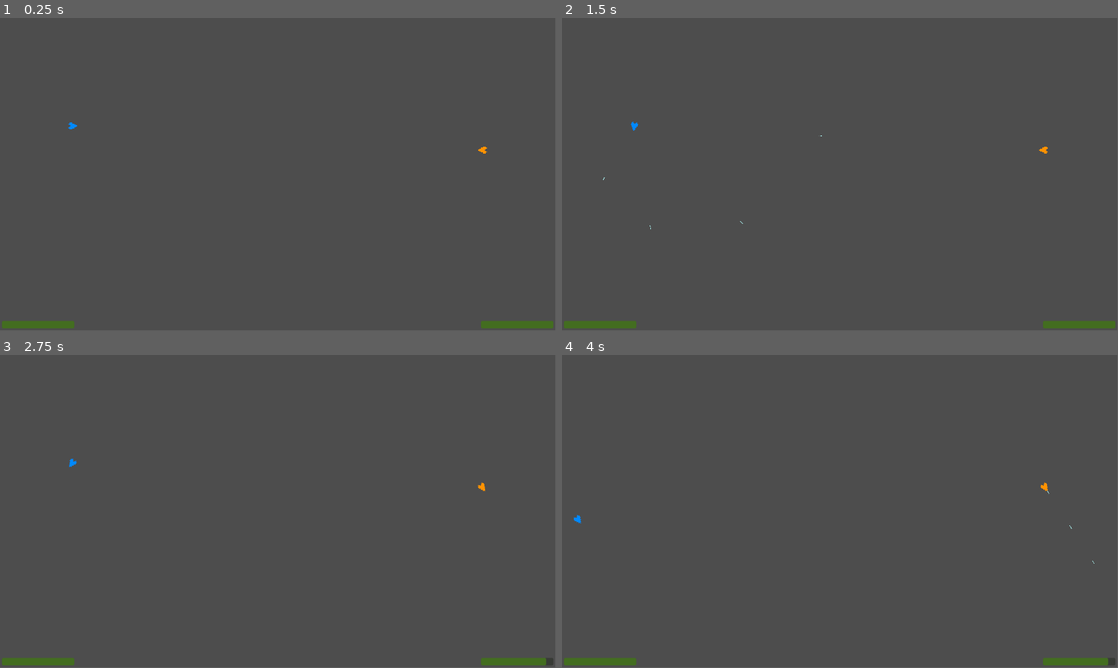
Above: before the commit, frames 1-4 (two rows, left to right).
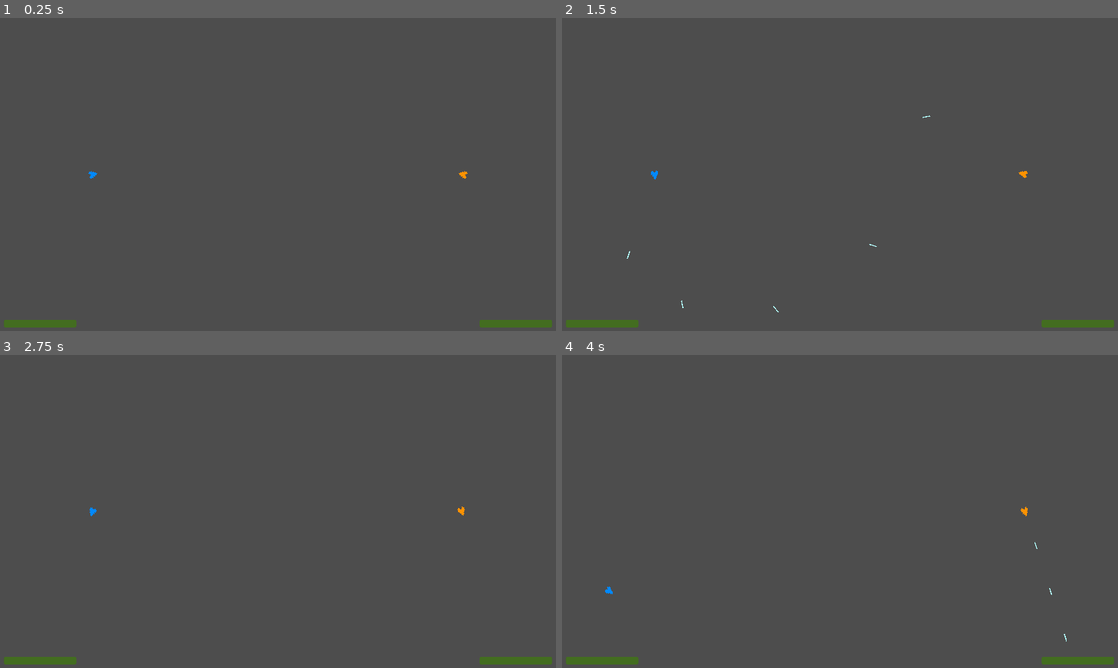
Above: after the commit, the same moments.

Repository: RickyWebster/1v1-starship-duel
Game: Godot game, scene res://Scenes/World.tscn
The game is run twice, just before and just after one commit, with the same random seed, the same clock (stepped at 60 frames per second) and the same inputs.
Inputs:
- Up to frame 1 (0.25 s): no input
- Up to frame 2 (1.5 s): tap Enter at 0.5 s; hold D (p1_right) 0.53-1.28 s; hold Shift (p1_shoot) 0.53-1.28 s; tap Space at 1.25 s; hold A (p1_left) from 1.28 s (still down); tap O (p2_accelorate) at 1.35 s
- Up to frame 3 (2.75 s): release A (p1_left) at 2.03 s; hold D (p1_right) from 2.03 s (still down); hold K (p2_left) from 2.03 s (still down)
- Up to frame 4 (4 s): release D (p1_right) at 2.78 s; release K (p2_left) at 2.78 s; hold W (p1_accelorate) 2.78-3.53 s; tap , (p2_right) at 2.85 s; tap Enter at 3.5 s; hold A (p1_left) from 3.53 s (still down); hold / (p2_shoot) from 3.53 s (still down)
In our replay, the window is 799x449 before the commit and 800x450 after it. These sizes can differ from the game's own. Grey fills any space a smaller window leaves; there, only what the larger window draws over its background counts as a difference.

The runs differ from the first frame. In frame 1, 0.2% of the frame differs, in the area x 0-100%, y 33-100%; in frame 2, 0.3%; in frame 3, 0.2%; in frame 4, 0.3%, in the area x 0-100%, y 40-100%.

Commit message:
Changed viewport
I have changed the viewport settings and rearanged the positions of ships and outer walls.

Diff:
--- a/1v1-starship-duel-game/Scenes/World.tscn
+++ b/1v1-starship-duel-game/Scenes/World.tscn
@@ -1,40 +1,47 @@
-[gd_scene load_steps=6 format=3 uid="uid://ctbe5eml0n14e"]
+[gd_scene load_steps=7 format=3 uid="uid://ctbe5eml0n14e"]
 
 [ext_resource type="Script" path="res://Scripts/World.gd" id="1_1fl25"]
 [ext_resource type="PackedScene" uid="uid://ckhv54xnded0i" path="res://Scenes/ship_1.tscn" id="1_a3d66"]
 [ext_resource type="PackedScene" uid="uid://y5yiufuevy2f" path="res://Scenes/ship_2.tscn" id="2_nlmyk"]
 [ext_resource type="PackedScene" uid="uid://pq17l0tiwia6" path="res://Scenes/gui_elements.tscn" id="4_dxsa2"]
-[ext_resource type="PackedScene" uid="uid://dt1yqf5jpif46" path="res://Scenes/wall.tscn" id="5_s34tu"]
+
+[sub_resource type="RectangleShape2D" id="RectangleShape2D_lgict"]
+size = Vector2(20, 648)
+
+[sub_resource type="RectangleShape2D" id="RectangleShape2D_ve0i5"]
+size = Vector2(1152, 20)
 
 [node name="World" type="Node2D"]
 script = ExtResource("1_1fl25")
 
 [node name="Ship1" parent="." instance=ExtResource("1_a3d66")]
-position = Vector2(300, 448)
-rotation = 3.14159
+position = Vector2(192, 324)
+rotation = 2.87979
+scale = Vector2(1, 1)
 
 [node name="Ship2" parent="." instance=ExtResource("2_nlmyk")]
-position = Vector2(2004, 548)
-rotation = 0.0
+position = Vector2(960, 324)
+rotation = 0.261799
+scale = Vector2(1, 1)
 
 [node name="Lasers" type="Node2D" parent="."]
 
 [node name="GUI_Elements" parent="." instance=ExtResource("4_dxsa2")]
 
-[node name="Walls" type="Node2D" parent="."]
+[node name="Walls" type="StaticBody2D" parent="."]
 
-[node name="Wall" parent="Walls" instance=ExtResource("5_s34tu")]
-position = Vector2(0, -15)
-scale = Vector2(74.5, 5)
+[node name="VertWall1" type="CollisionShape2D" parent="Walls"]
+position = Vector2(-10, 324)
+shape = SubResource("RectangleShape2D_lgict")
 
-[node name="Wall2" parent="Walls" instance=ExtResource("5_s34tu")]
-position = Vector2(0, 1296)
-scale = Vector2(74.5, 5)
+[node name="VertWall2" type="CollisionShape2D" parent="Walls"]
+position = Vector2(1162, 324)
+shape = SubResource("RectangleShape2D_lgict")
 
-[node name="Wall3" parent="Walls" instance=ExtResource("5_s34tu")]
-position = Vector2(2304, 0)
-scale = Vector2(1, 435)
+[node name="HorzWall1" type="CollisionShape2D" parent="Walls"]
+position = Vector2(576, -10)
+shape = SubResource("RectangleShape2D_ve0i5")
 
-[node name="Wall4" parent="Walls" instance=ExtResource("5_s34tu")]
-position = Vector2(-31, 0)
-scale = Vector2(1, 435)
+[node name="HorzWall2" type="CollisionShape2D" parent="Walls"]
+position = Vector2(576, 658)
+shape = SubResource("RectangleShape2D_ve0i5")
--- a/1v1-starship-duel-game/Scenes/gui_elements.tscn
+++ b/1v1-starship-duel-game/Scenes/gui_elements.tscn
@@ -8,15 +8,17 @@
 [node name="Healthbar1" type="ProgressBar" parent="."]
 modulate = Color(0.32549, 0.721569, 0, 1)
 offset_left = 8.0
-offset_top = 1257.0
+offset_top = 625.0
 offset_right = 308.0
-offset_bottom = 1288.0
+offset_bottom = 656.0
+scale = Vector2(0.5, 0.5)
 show_percentage = false
 
 [node name="Healthbar2" type="ProgressBar" parent="."]
 modulate = Color(0.32549, 0.721569, 0, 1)
-offset_left = 1996.0
-offset_top = 1257.0
-offset_right = 2296.0
-offset_bottom = 1288.0
+offset_left = 994.0
+offset_top = 625.0
+offset_right = 1294.0
+offset_bottom = 656.0
+scale = Vector2(0.5, 0.5)
 show_percentage = false
--- a/1v1-starship-duel-game/Scenes/wall.tscn
+++ /dev/null
@@ -1,10 +0,0 @@
-[gd_scene load_steps=2 format=3 uid="uid://dt1yqf5jpif46"]
-
-[sub_resource type="RectangleShape2D" id="RectangleShape2D_dri6y"]
-size = Vector2(31, 3)
-
-[node name="Wall" type="StaticBody2D"]
-
-[node name="CollisionShape2D" type="CollisionShape2D" parent="."]
-position = Vector2(15.5, 1.5)
-shape = SubResource("RectangleShape2D_dri6y")
--- a/1v1-starship-duel-game/Scripts/Passer.gd
+++ b/1v1-starship-duel-game/Scripts/Passer.gd
@@ -5,7 +5,11 @@
 var death = false
 
 func _process(_delta):
-	if p1_health <= 0 or p2_health <= 0:
+	if p1_health <= 0:
 		death = true
+		print("ORANGE WINS!")
+	if p2_health <= 0:
+		death = true
+		print("BLUE WINS!")
 	if p1_health == 100 and p2_health == 100:
 		death = false
--- a/1v1-starship-duel-game/Scripts/laser.gd
+++ b/1v1-starship-duel-game/Scripts/laser.gd
@@ -1,7 +1,7 @@
 extends Area2D
 
 @onready var what_ship = load("res://Scripts/ship_1.gd").new()
-@export var speed := 800
+@export var speed := 600
 var movement_vector := Vector2(0, -1)
 
 
--- a/1v1-starship-duel-game/Scripts/ship_1.gd
+++ b/1v1-starship-duel-game/Scripts/ship_1.gd
@@ -4,13 +4,13 @@
 
 var angular_speed = PI
 var speed = 0.0
-var max_speed = 400.0
+var max_speed = 200.0
 var dirft_rotation = rotation
 
 @onready var muzzle = $Muzzle
 var laser_scene = preload("res://Scenes/laser.tscn")
 var shoot_cd = false
-var fire_rate = 0.2
+var fire_rate = 0.15
 
 func _process(_delta):
 	if Input.is_action_pressed("p1_shoot"):
@@ -19,7 +19,6 @@
 			shoot_laser()
 			await get_tree().create_timer(fire_rate).timeout
 			shoot_cd = false
-
 	if passer.death == true:
 		death()
 
@@ -52,6 +51,6 @@
 
 func death():
 	passer.p1_health = 100
-	self.global_position = Vector2(300,448)
-	rotation = PI
+	self.global_position = Vector2(192,324)
+	rotation = deg_to_rad(160)
 	speed = 0
--- a/1v1-starship-duel-game/Scripts/ship_2.gd
+++ b/1v1-starship-duel-game/Scripts/ship_2.gd
@@ -4,13 +4,13 @@
 
 var angular_speed = PI
 var speed = 0.0
-var max_speed = 400.0
+var max_speed = 200.0
 var dirft_rotation = rotation
 
 @onready var muzzle = $Muzzle
 var laser_scene = preload("res://Scenes/laser.tscn")
 var shoot_cd = false
-var fire_rate = 0.2
+var fire_rate = 0.15
 
 func _process(_delta):
 	if Input.is_action_pressed("p2_shoot"):
@@ -56,6 +56,6 @@
 
 func death():
 	passer.p2_health = 100
-	self.global_position = Vector2(2004,548)
-	rotation = 0
+	self.global_position = Vector2(960,324)
+	rotation = deg_to_rad(15)
 	speed = 0
--- a/1v1-starship-duel-game/project.godot
+++ b/1v1-starship-duel-game/project.godot
@@ -21,9 +21,7 @@
 
 [display]
 
-window/size/viewport_width=2304
-window/size/viewport_height=1296
-window/size/resizable=false
+window/stretch/mode="canvas_items"
 
 [input]
 
Not shown, changed: 1v1-starship-duel-game/.DS_Store
Not shown, changed: 1v1-starship-duel-game/Assets/.DS_Store
